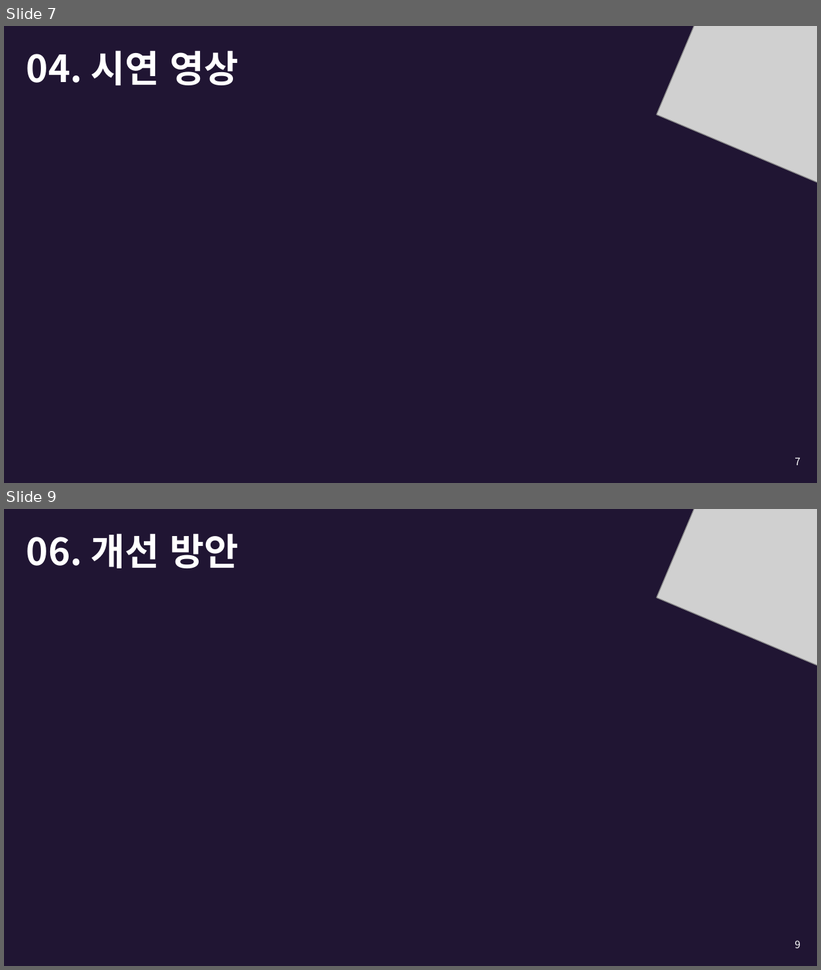
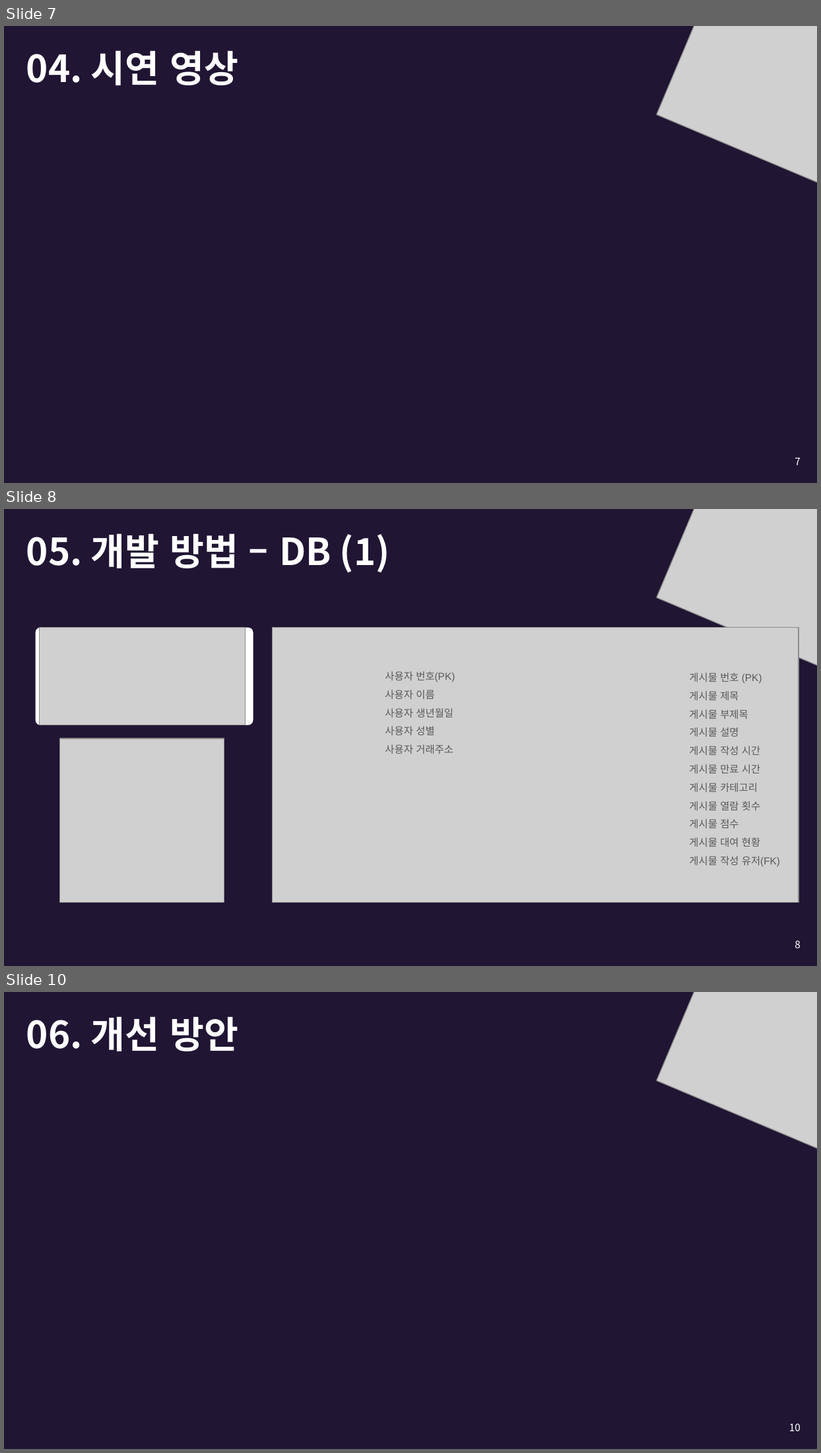
Before and after one commit to wooooooooooooooosung/SSU, a slide deck: doc/입어바라.pptx. Shown one above the other, each under a label of ours: slides 7 and 9 before the commit, slides 7, 8 and 10 after it; the slides between them are not shown. The pictures are 821x970 and 821x1453 pixels, drawn with LibreOffice and Linux fonts; fonts in the diff are those of the drawing; grey boxes stand for pictures. Boxes give left, top, right and bottom in pixels: in the first picture for what was removed or moved away, otherwise in the second. Text is boxed around its words. In the diff, an @@ line names an element or a change of style, - is before the commit and + after.

```diff
--- a/doc/입어바라.pptx
+++ b/doc/입어바라.pptx
@@ slide 8 added at <box>4,509,817,966</box>, background #201533 @@
@@ picture added at <box>657,509,817,675</box> @@
@@ title added at <box>26,533,390,573</box>, 33 pt, text #FFFFFF, bold @@
+05. 개발 방법 – DB (1)
@@ rounded rectangle added at <box>36,628,253,725</box>, fill #FFFFFF @@
@@ picture added at <box>39,628,245,725</box> @@
@@ picture added at <box>273,628,799,902</box> @@
@@ text added at <box>385,671,455,754</box>, 9 pt, text #595959 @@
+사용자 번호(PK)
+사용자 이름
+사용자 생년월일
+사용자 성별
+사용자 거래주소
@@ text added at <box>689,673,780,867</box>, 9 pt, text #595959 @@
+게시물 번호 (PK)
+게시물 제목
+게시물 부제목
+게시물 설명
+게시물 작성 시간
+게시물 만료 시간
+게시물 카테고리
+게시물 열람 횟수
+게시물 점수
+게시물 대여 현황
+게시물 작성 유저(FK)
@@ picture added at <box>60,739,224,904</box> @@
@@ page number added at <box>795,941,801,949</box>, 9 pt, text #FFFFFF @@
+8
@@ what was slide 9 is now slide 10 @@
@@ page number at <box>789,1424,801,1432</box>: text changed @@
-9
+10
```
Also in this commit, not shown: 3 slides changed, 1 other slide added, 1 slide removed.
